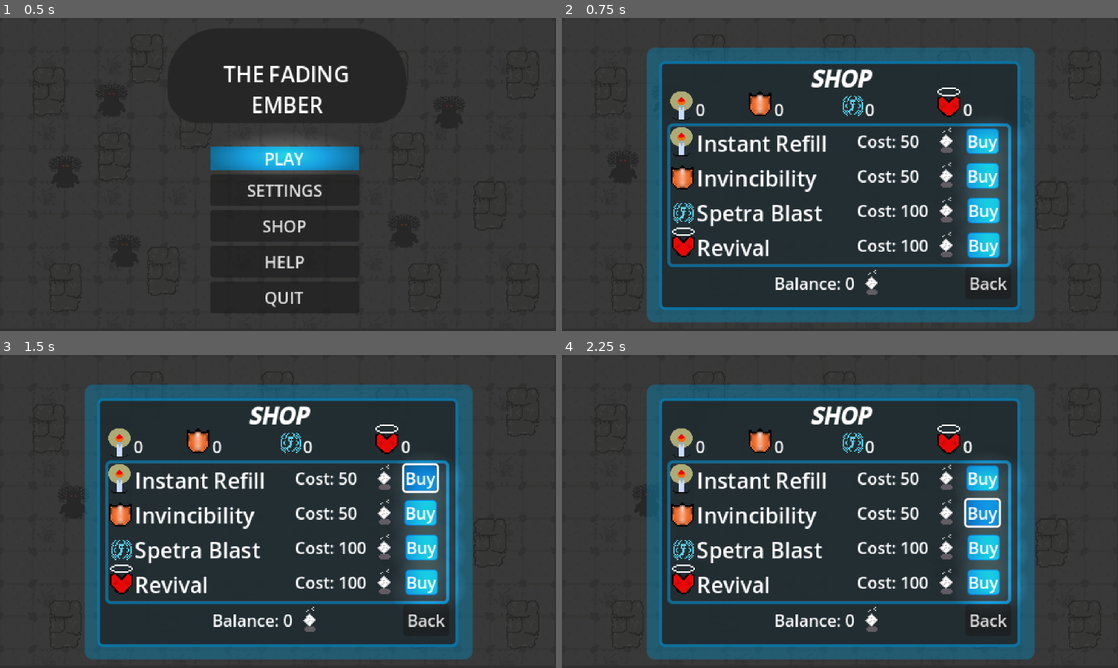
Above: before the commit, frames 1-4 (two rows, left to right).
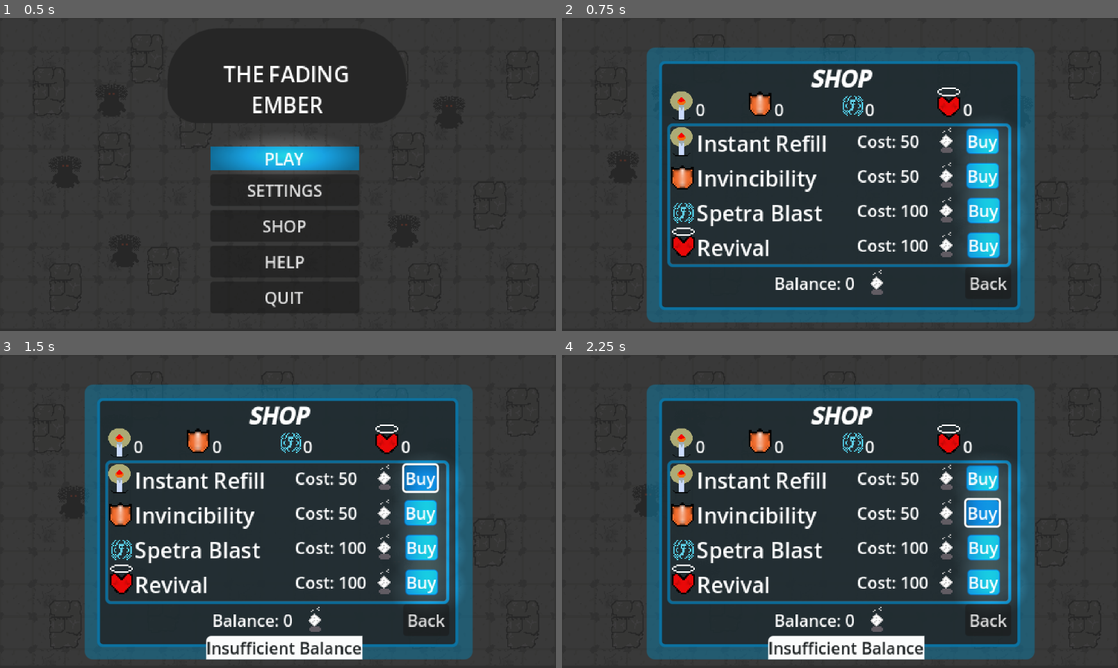
Above: after the commit, the same moments.

Repository: maltech0005-tech/The-Fading-Ember
Game: Godot game, scene res://scenes/main_menu.tscn
Same seed, same stepped clock (60 frames per second), same inputs: the game is played once before the commit and once after it.
Inputs:
- Up to frame 1 (0.5 s): no input
- Up to frame 2 (0.75 s): click "SHOP" at 0.5 s
- Up to frame 3 (1.5 s): click "Buy" at 1.25 s
- Up to frame 4 (2.25 s): click "Buy" at 2 s

Frame 1 is identical in both runs. In frame 2, 0.1% of the frame differs, in the area x 54-58%, y 80-89%; in frame 3, 2.3%, in the area x 37-66%, y 80-98%; in frame 4, 2.3%.

Commit message:
added buying feature to the store and functionality of the powerups
now the game feels complete, powerups and shop working

Diff:
--- a/project.godot
+++ b/project.godot
@@ -63,6 +63,26 @@
 "events": [Object(InputEventKey,"resource_local_to_scene":false,"resource_name":"","device":-1,"window_id":0,"alt_press …(192 unchanged characters)…
 ]
 }
+instant_refill={
+"deadzone": 0.2,
+"events": [Object(InputEventKey,"resource_local_to_scene":false,"resource_name":"","device":-1,"window_id":0,"alt_pressed":false,"shift_pressed":false,"ctrl_pressed":false,"meta_pressed":false,"pressed":false,"keycode":0,"physical_keycode":49,"key_label":0,"unicode":49,"location":0,"echo":false,"script":null)
+]
+}
+invincibility={
+"deadzone": 0.2,
+"events": [Object(InputEventKey,"resource_local_to_scene":false,"resource_name":"","device":-1,"window_id":0,"alt_pressed":false,"shift_pressed":false,"ctrl_pressed":false,"meta_pressed":false,"pressed":false,"keycode":0,"physical_keycode":50,"key_label":0,"unicode":50,"location":0,"echo":false,"script":null)
+]
+}
+spectra_blast={
+"deadzone": 0.2,
+"events": [Object(InputEventKey,"resource_local_to_scene":false,"resource_name":"","device":-1,"window_id":0,"alt_pressed":false,"shift_pressed":false,"ctrl_pressed":false,"meta_pressed":false,"pressed":false,"keycode":0,"physical_keycode":51,"key_label":0,"unicode":51,"location":0,"echo":false,"script":null)
+]
+}
+revival={
+"deadzone": 0.2,
+"events": [Object(InputEventKey,"resource_local_to_scene":false,"resource_name":"","device":-1,"window_id":0,"alt_pressed":false,"shift_pressed":false,"ctrl_pressed":false,"meta_pressed":false,"pressed":false,"keycode":0,"physical_keycode":52,"key_label":0,"unicode":52,"location":0,"echo":false,"script":null)
+]
+}
 
 [rendering]
 
--- a/scenes/game.tscn
+++ b/scenes/game.tscn
@@ -7,8 +7,11 @@
 [ext_resource type="Texture2D" uid="uid://dr2lwwl8w3g3k" path="res://assests/health_bar.png" id="4_iywne"]
 [ext_resource type="PackedScene" uid="uid://cohiqpndtgam" path="res://scenes/enemy.tscn" id="5_iywne"]
 [ext_resource type="PackedScene" uid="uid://cule4an5fo4h6" path="res://scenes/spark.tscn" id="6_p57ef"]
+[ext_resource type="Texture2D" uid="uid://ckslxpdfm8wlw" path="res://assests/invincibility.png" id="8_dinhu"]
 [ext_resource type="AudioStream" uid="uid://cxyo6emdgao1f" path="res://assests/game_bg.mp3" id="8_gee14"]
 [ext_resource type="AudioStream" uid="uid://dwneqxav1a1nl" path="res://assests/player_death.mp3" id="9_0tnpc"]
+[ext_resource type="Texture2D" uid="uid://pc267j6rrrha" path="res://assests/spectra_blast.png" id="9_kvuet"]
+[ext_resource type="Texture2D" uid="uid://djtvcg7rwp1h1" path="res://assests/Revival.png" id="10_trtic"]
 
 [sub_resource type="AtlasTexture" id="AtlasTexture_p57ef"]
 atlas = ExtResource("4_iywne")
@@ -148,7 +151,6 @@
 [node name="Game" type="Node2D"]
 process_mode = 1
 script = ExtResource("1_u5sy4")
-floorSc = ExtResource("1_yqjtg")
 enemy_scene = ExtResource("5_iywne")
 
 [node name="CanvasModulate" type="CanvasModulate" parent="."]
@@ -506,9 +508,58 @@
 text = "||"
 flat = true
 
+[node name="Power_ups" type="Node2D" parent="CanvasLayer"]
+
+[node name="instant_refill" type="Sprite2D" parent="CanvasLayer/Power_ups"]
+position = Vector2(16, 99.999985)
+scale = Vector2(0.6875, 0.7083333)
+texture = ExtResource("3_lbhrr")
+
+[node name="invincibility" type="Sprite2D" parent="CanvasLayer/Power_ups"]
+position = Vector2(73, 100.99999)
+scale = Vector2(1.375, 1.5)
+texture = ExtResource("8_dinhu")
+
+[node name="spectra_blast" type="Sprite2D" parent="CanvasLayer/Power_ups"]
+position = Vector2(133.00003, 103.00001)
+scale = Vector2(1.25, 1.25)
+texture = ExtResource("9_kvuet")
+
+[node name="revival" type="Sprite2D" parent="CanvasLayer/Power_ups"]
+position = Vector2(188, 97.5)
+scale = Vector2(1.375, 1.375)
+texture = ExtResource("10_trtic")
+
+[node name="Instant_refills" type="Label" parent="CanvasLayer/Power_ups"]
+offset_left = 30.0
+offset_top = 95.0
+offset_right = 77.0
+offset_bottom = 118.0
+text = "0"
+
+[node name="Invincibilities" type="Label" parent="CanvasLayer/Power_ups"]
+offset_left = 87.0
+offset_top = 95.0
+offset_right = 134.0
+offset_bottom = 118.0
+text = "0"
+
+[node name="spectra_blasts" type="Label" parent="CanvasLayer/Power_ups"]
+offset_left = 145.99997
+offset_top = 95.0
+offset_right = 192.99997
+offset_bottom = 118.0
+text = "0"
+
+[node name="revivals" type="Label" parent="CanvasLayer/Power_ups"]
+offset_left = 201.99998
+offset_top = 94.99999
+offset_right = 248.99998
+offset_bottom = 117.99999
+text = "0"
+
 [node name="Game_Over" type="Node2D" parent="CanvasLayer"]
 process_mode = 3
-visible = false
 
 [node name="ColorRect" type="ColorRect" parent="CanvasLayer/Game_Over"]
 offset_right = 1159.0
@@ -516,6 +567,7 @@
 color = Color(0.7891721, 0.7891721, 0.78917205, 0.79607844)
 
 [node name="paused_menu" type="VBoxContainer" parent="CanvasLayer/Game_Over"]
+visible = false
 offset_left = 457.0
 offset_top = 309.0
 offset_right = 615.0
@@ -534,10 +586,10 @@
 text = "Quit"
 
 [node name="game_over_menu" type="HBoxContainer" parent="CanvasLayer/Game_Over"]
-offset_left = 479.0
+offset_left = 419.0
 offset_top = 301.0
-offset_right = 590.0
-offset_bottom = 332.0
+offset_right = 636.0
+offset_bottom = 333.0
 alignment = 1
 
 [node name="Restart" type="Button" parent="CanvasLayer/Game_Over/game_over_menu"]
@@ -547,6 +599,21 @@
 [node name="Quit" type="Button" parent="CanvasLayer/Game_Over/game_over_menu"]
 layout_mode = 2
 text = "Quit"
+
+[node name="revive" type="Button" parent="CanvasLayer/Game_Over/game_over_menu"]
+layout_mode = 2
+text = "Revive (0)"
+icon = ExtResource("10_trtic")
+
+[node name="GameOver" type="Label" parent="CanvasLayer/Game_Over"]
+visible = false
+offset_left = 444.71448
+offset_top = 231.42917
+offset_right = 618.7145
+offset_bottom = 276.42917
+theme_override_font_sizes/font_size = 32
+text = "Game Over"
+metadata/_edit_group_ = true
 
 [node name="background" type="AudioStreamPlayer2D" parent="."]
 stream = ExtResource("8_gee14")
@@ -561,3 +628,4 @@
 [connection signal="pressed" from="CanvasLayer/Game_Over/paused_menu/Quit" to="." method="_on_quit_pressed"]
 [connection signal="pressed" from="CanvasLayer/Game_Over/game_over_menu/Restart" to="." method="_on_restart_pressed"]
 [connection signal="pressed" from="CanvasLayer/Game_Over/game_over_menu/Quit" to="." method="_on_quit_pressed"]
+[connection signal="pressed" from="CanvasLayer/Game_Over/game_over_menu/revive" to="." method="_on_revive_pressed"]
--- a/scenes/player.tscn
+++ b/scenes/player.tscn
@@ -59,5 +59,11 @@
 
 [node name="respawn_enemy" type="Timer" parent="."]
 
+[node name="invincibility_timer" type="Timer" parent="."]
+
+[node name="spetra_timer" type="Timer" parent="."]
+
 [connection signal="body_entered" from="range" to="." method="_on_range_body_entered"]
 [connection signal="timeout" from="respawn_enemy" to="." method="_on_respawn_enemy_timeout"]
+[connection signal="timeout" from="invincibility_timer" to="." method="_on_invincibility_timer_timeout"]
+[connection signal="timeout" from="spetra_timer" to="." method="_on_spetra_timer_timeout"]
--- a/scenes/shop.tscn
+++ b/scenes/shop.tscn
@@ -157,6 +157,10 @@
 corner_radius_top_right = 4
 corner_radius_bottom_right = 4
 
+[sub_resource type="StyleBoxFlat" id="StyleBoxFlat_gobkm"]
+bg_color = Color(0.9832035, 0.98592156, 0.98646563, 1)
+corner_radius_top_left = 5
+
 [node name="Shop" type="Node2D"]
 script = ExtResource("1_032fp")
 
@@ -372,7 +376,7 @@
 text = "Back"
 
 [node name="Sprite2D" type="Sprite2D" parent="Main_Container/nav"]
-position = Vector2(191.79997, 16.700012)
+position = Vector2(196.79997, 16.700012)
 scale = Vector2(1.375, 1.2916666)
 texture = ExtResource("5_2fc2m")
 
@@ -398,28 +402,28 @@
 
 [node name="Inventory" type="Node2D" parent="."]
 
-[node name="Button" type="Label" parent="Inventory"]
+[node name="Instant_refills" type="Label" parent="Inventory"]
 offset_left = 131.0
 offset_top = 78.0
 offset_right = 178.0
 offset_bottom = 101.0
 text = "0"
 
-[node name="Button2" type="Label" parent="Inventory"]
+[node name="Invincibilities" type="Label" parent="Inventory"]
 offset_left = 208.0
 offset_top = 78.0
 offset_right = 255.0
 offset_bottom = 101.0
 text = "0"
 
-[node name="Button3" type="Label" parent="Inventory"]
+[node name="spectra_blasts" type="Label" parent="Inventory"]
 offset_left = 297.0
 offset_top = 78.0
 offset_right = 344.0
 offset_bottom = 101.0
 text = "0"
 
-[node name="Button4" type="Label" parent="Inventory"]
+[node name="revivals" type="Label" parent="Inventory"]
 offset_left = 393.0
 offset_top = 78.0
 offset_right = 440.0
@@ -446,4 +450,22 @@
 scale = Vector2(1.375, 1.375)
 texture = ExtResource("9_44xle")
 
+[node name="toast" type="Label" parent="."]
+visible = false
+z_index = 10
+offset_left = 202.0
+offset_top = 275.0
+offset_right = 355.0
+offset_bottom = 298.0
+theme_override_colors/font_color = Color(0.11764706, 0.13725491, 0.14117648, 1)
+theme_override_styles/normal = SubResource("StyleBoxFlat_gobkm")
+text = "Insufficient Balance"
+
+[node name="toast_timer" type="Timer" parent="."]
+
+[connection signal="pressed" from="Main_Container/PowerUps/Buy_column/Instant_Refill_container/Instant_Refill" to="." method="_on_instant_refill_pressed"]
+[connection signal="pressed" from="Main_Container/PowerUps/Buy_column/Invincibility_container/Invincibility" to="." method="_on_invincibility_pressed"]
+[connection signal="pressed" from="Main_Container/PowerUps/Buy_column/Spectra_Blast_container/Spectra_Blast" to="." method="_on_spectra_blast_pressed"]
+[connection signal="pressed" from="Main_Container/PowerUps/Buy_column/Revival_containerx/Revival" to="." method="_on_revival_pressed"]
 [connection signal="pressed" from="Main_Container/nav/back" to="." method="_on_back_pressed"]
+[connection signal="timeout" from="toast_timer" to="." method="_on_toast_timer_timeout"]
--- a/script/game.gd
+++ b/script/game.gd
@@ -9,17 +9,26 @@
 @onready var death_sound: AudioStreamPlayer2D = $"death sound"
 @onready var background: AudioStreamPlayer2D = $background
 @onready var highscore: Label = $CanvasLayer/highscore
+@onready var instant_refills: Label = $CanvasLayer/Power_ups/Instant_refills
+@onready var invincibilities: Label = $CanvasLayer/Power_ups/Invincibilities
+@onready var spectra_blasts: Label = $CanvasLayer/Power_ups/spectra_blasts
+@onready var revivals: Label = $CanvasLayer/Power_ups/revivals
+@onready var canvas_modulate: CanvasModulate = $CanvasModulate
+@onready var revive: Button = $CanvasLayer/Game_Over/game_over_menu/revive
+@onready var gameover_label: Label = $CanvasLayer/Game_Over/GameOver
 
 var bg_sound_value=Gamemanager.background_music_value
 var death_sound_value=Gamemanager.sound_effects_value
 
 var player = null
 var life = 100
+var reviving= false
 
 @onready var stats: RichTextLabel = $CanvasLayer/stats
 # Called when the node enters the scene tree for the first time.
 func _ready() -> void:
 	Gamemanager.score=0
+	update_powerups()
 	DisplayServer.window_set_size(Gamemanager.screen_size)
 	add_to_group("game")
 	background.volume_db=linear_to_db(Gamemanager.background_music_value/100)
@@ -36,12 +45,26 @@
 	if player:
 		life=player.current_light*100
 		check_life()
+
 	if Input.is_action_just_pressed("pause"):
 		_on_pause_pressed()
 
 	if Input.is_action_pressed("restart"):
 		get_tree().reload_current_scene()
-	game_over()
+
+	if Input.is_action_just_pressed("instant_refill"):
+		instant_refill_pressed()
+
+	if Input.is_action_just_pressed("invincibility"):
+		invincibility_pressed()
+
+	if Input.is_action_just_pressed("spectra_blast"):
+		spectra_blast_pressed()
+
+	if not reviving:
+		game_over()
+	else:
+		pass
 
 func check_life():
 	if 90<life and life<=100:
@@ -71,6 +94,7 @@
 func game_over():
 	if life==0:
 		death_sound.volume_db=linear_to_db(Gamemanager.sound_effects_value/100)
+		gameover_label.visible=true
 		gameover.visible=true
 		paused_menu.visible=false
 		game_over_menu.visible=true
@@ -100,5 +124,49 @@
 	get_tree().paused=false
 	get_tree().change_scene_to_file("res://scenes/main_menu.tscn")
 
+func _on_revive_pressed() -> void:
+	if Gamemanager.revivals<1:
+		return
+	Gamemanager.revivals-=1
+	update_powerups()
+	get_tree().paused=false
+	reviving = true
+	player=get_tree().get_first_node_in_group("player")
+	player.current_light=1.0
+	player.start_invincibility()
+	gameover_label.visible=false
+	gameover.visible=false
+	paused_menu.visible=false
+	game_over_menu.visible=false
+
 func update_sound():
 	background.volume_db=linear_to_db(Gamemanager.background_music_value/100)
+
+func update_powerups():
+	instant_refills.text=str(Gamemanager.instant_refills)
+	invincibilities.text=str(Gamemanager.invincibilities)
+	spectra_blasts.text=str(Gamemanager.spectra_blasts)
+	revivals.text=str(Gamemanager.revivals)
+	revive.text="Revive ("+str(Gamemanager.revivals)+")"
+
+func instant_refill_pressed():
+	if Gamemanager.instant_refills>0:
+		player.current_light=1.0
+		Gamemanager.instant_refills-=1
+		update_powerups()
+	else:
+		pass
+
+func invincibility_pressed():
+	if Gamemanager.invincibilities>0:
+		Gamemanager.invincibilities-=1
+		update_powerups()
+		player.start_invincibility()
+	else:
+		pass
+
+func spectra_blast_pressed():
+	if Gamemanager.spectra_blasts>0:
+		Gamemanager.spectra_blasts-=1
+		update_powerups()
+		player.spectrablast()
--- a/script/gamemanager.gd
+++ b/script/gamemanager.gd
@@ -2,6 +2,10 @@
 
 const save_path = "user://fading_ember.save"
 @export var sparks: int = 0
+@export var instant_refills: int =0
+@export var invincibilities: int = 0
+@export var spectra_blasts: int = 0
+@export var revivals: int = 0
 @export var score: int = 0
 @export var high_score: int = 0
 @export var background_music_value: float = 100.0
@@ -24,6 +28,10 @@
 func save_data():
 	var data_dict = {
 		"sparks": sparks,
+		"instant_refills": instant_refills,
+		"invincibilities": invincibilities,
+		"spectra_blasts": spectra_blasts,
+		"revivals": revivals,
 		"score": score,
 		"high_score": high_score,
 		"background_music_value": background_music_value,
@@ -58,6 +66,10 @@
 	if check_error==OK:
 		var data_dict=json.data
 		sparks = data_dict.get("sparks", sparks)
+		instant_refills = data_dict.get("instant_refills", instant_refills)
+		invincibilities = data_dict.get("invincibilities", invincibilities)
+		spectra_blasts = data_dict.get('spectra_blasts', spectra_blasts)
+		revivals = data_dict.get("revivals", revivals)
 		score = data_dict.get("score", score)
 		high_score = data_dict.get("high_score", high_score)
 		background_music_value = data_dict.get("background_music_value", background_music_value)
--- a/script/player.gd
+++ b/script/player.gd
@@ -4,11 +4,14 @@
 @onready var point_light_2d: PointLight2D = $sprite/PointLight2D
 @onready var collide_range: CollisionShape2D = $range/collide_range
 @onready var respawn_enemy: Timer = $respawn_enemy
-
+@onready var invincibility_timer: Timer = $invincibility_timer
+@onready var spetra_timer: Timer = $spetra_timer
 
 var collision_radius:float=88.0
 const SPEED = 150.0
 var current_light: float=1.0
+var is_invincible= false
+var is_spectrablast = false
 
 var enemy = null
 var game=null
@@ -20,13 +23,19 @@
 	enemy=get_tree().get_first_node_in_group("enemies")
 
 func _physics_process(delta: float) -> void:
-	if current_light-0.05*delta<0.0:
-		current_light=0
+	if is_invincible:
+		point_light_2d.texture_scale=current_light
 	else:
-		current_light-=0.05*delta
-		point_light_2d.texture_scale=current_light
+		if current_light-0.05*delta<0.0:
+			current_light=0
+		else:
+			current_light-=0.05*delta
+			point_light_2d.texture_scale=current_light
 
-	collide_range.shape.radius=collision_radius*point_light_2d.texture_scale
+	if not is_spectrablast:
+		collide_range.shape.radius=collision_radius*point_light_2d.texture_scale
+	else:
+		collide_range.shape.radius=200 #191 was enough for the camera viewable part
 
 	# Handle jump.
 	var climb := Input.get_axis("up", "down")
@@ -52,7 +61,10 @@
 	if body.is_in_group("enemies"):
 		body.die()
 		Gamemanager.score+=1
-		current_light-=0.1
+		if is_invincible:
+			pass
+		else:
+			current_light-=0.1
 		enemy_pos_init=body.intial_pos
 		respawn_enemy.start(3)
 
@@ -62,3 +74,29 @@
 	game.respawn()
 	if enemy:
 		enemy.queue_free()
+
+func start_invincibility():
+	game=get_tree().get_first_node_in_group("game")
+	game.reviving=true
+	sprite.modulate = Color(1.0, 0.85, 0.2, 0.8)
+	invincibility_timer.start(8)
+
+func _on_invincibility_timer_timeout() -> void:
+	game.reviving=false
+	is_invincible=false
+	sprite.modulate = Color.WHITE
+
+func spectrablast():
+	game=get_tree().get_first_node_in_group("game")
+	sprite.modulate = Color(0.213, 0.379, 0.791, 0.8)
+	game.canvas_modulate.color=Color.WHITE
+	is_spectrablast=true
+	is_invincible= true
+	spetra_timer.start(3)
+
+func _on_spetra_timer_timeout() -> void:
+	game=get_tree().get_first_node_in_group("game")
+	sprite.modulate = Color.WHITE
+	game.canvas_modulate.color = Color(0.01, 0.01, 0.01, 0.78)
+	is_spectrablast=false
+	is_invincible= false
--- a/script/shop.gd
+++ b/script/shop.gd
@@ -1,7 +1,22 @@
 extends Node2D
+
+@onready var balance: Label = $Main_Container/nav/balance
+@onready var instant_refill: Label = $Inventory/Instant_refills
+@onready var invincibility: Label = $Inventory/Invincibilities
+@onready var spectra_blast: Label = $Inventory/spectra_blasts
+@onready var revival: Label = $Inventory/revivals
+@onready var toast: Label = $toast
+@onready var toast_timer: Timer = $toast_timer
+var sparks=Gamemanager.sparks
+var instant_refills=Gamemanager.instant_refills
+var invincibilities=Gamemanager.invincibilities
+var spectra_blasts=Gamemanager.spectra_blasts
+var revivals=Gamemanager.revivals
+
 
 # Called when the node enters the scene tree for the first time.
 func _ready() -> void:
+	update_balance()
 	DisplayServer.window_set_size(Gamemanager.screen_size)
 
 # Called every frame. 'delta' is the elapsed time since the previous frame.
@@ -10,3 +25,55 @@
 
 func _on_back_pressed() -> void:
 	get_tree().change_scene_to_file("res://scenes/main_menu.tscn")
+
+func _on_instant_refill_pressed() -> void:
+	if sparks>=50:
+		instant_refills+=1
+		sparks-=50
+		update_balance()
+	else:
+		start_toast()
+
+func _on_invincibility_pressed() -> void:
+	if sparks>=50:
+		invincibilities+=1
+		sparks-=50
+		update_balance()
+	else:
+		start_toast()
+
+func _on_spectra_blast_pressed() -> void:
+	if sparks>=100:
+		spectra_blasts+=1
+		sparks-=100
+		update_balance()
+	else:
+		start_toast()
+
+func _on_revival_pressed() -> void:
+	if sparks>=100:
+		revivals+=1
+		sparks-=100
+		update_balance()
+	else:
+		start_toast()
+
+func update_balance():
+	Gamemanager.sparks=sparks
+	Gamemanager.instant_refills=instant_refills
+	Gamemanager.invincibilities=invincibilities
+	Gamemanager.spectra_blasts=spectra_blasts
+	Gamemanager.revivals=revivals
+	balance.text="Balance: "+str(Gamemanager.sparks)+"                         "
+	instant_refill.text=str(Gamemanager.instant_refills)
+	invincibility.text=str(Gamemanager.invincibilities)
+	spectra_blast.text=str(Gamemanager.spectra_blasts)
+	revival.text=str(Gamemanager.revivals)
+	Gamemanager.save_data()
+
+func start_toast():
+	toast.visible=true
+	toast_timer.start(0.7)
+
+func _on_toast_timer_timeout() -> void:
+	toast.visible=false
--- a/script/spark.gd
+++ b/script/spark.gd
@@ -8,7 +8,6 @@
 func _ready() -> void:
 	add_to_group("spark")
 	player = get_tree().get_first_node_in_group("player")
-
 
 # Called every frame. 'delta' is the elapsed time since the previous frame.
 func _process(_delta: float) -> void:
@@ -23,6 +22,7 @@
 		else:
 			player.current_light=player.current_light+0.2
 		Gamemanager.sparks+=1
+		Gamemanager.save_data()
 		collision1.set_deferred("disabled", true)
 		visible=false
 		timer.start(15)
Not shown: 1 places in scenes/game.tscn that only renumber resources
Not shown: 1 places in scenes/shop.tscn that only renumber resources
